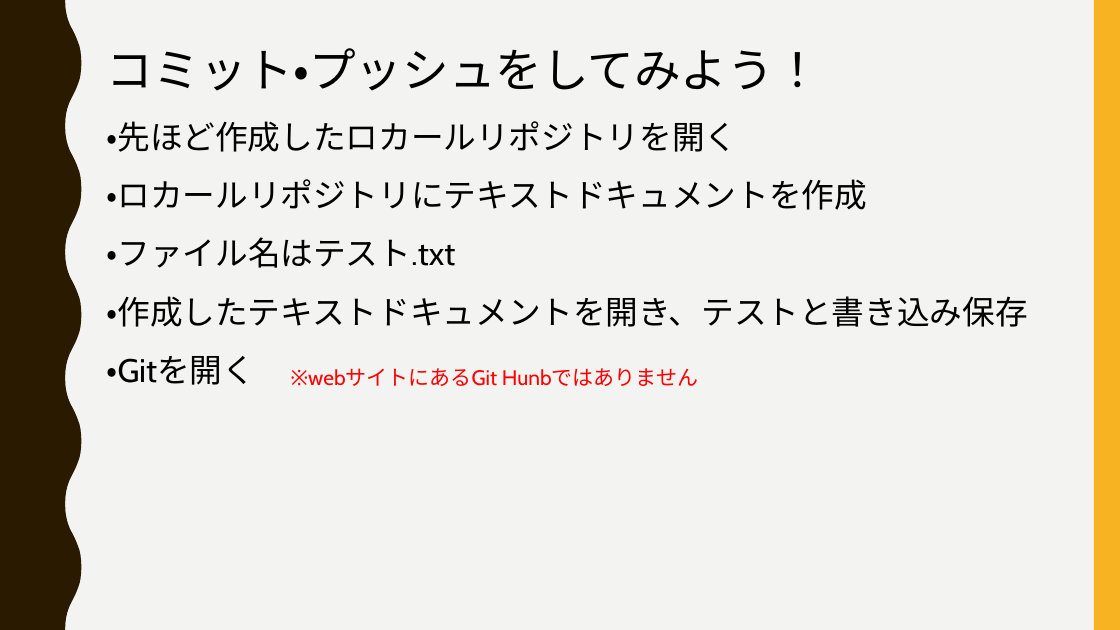
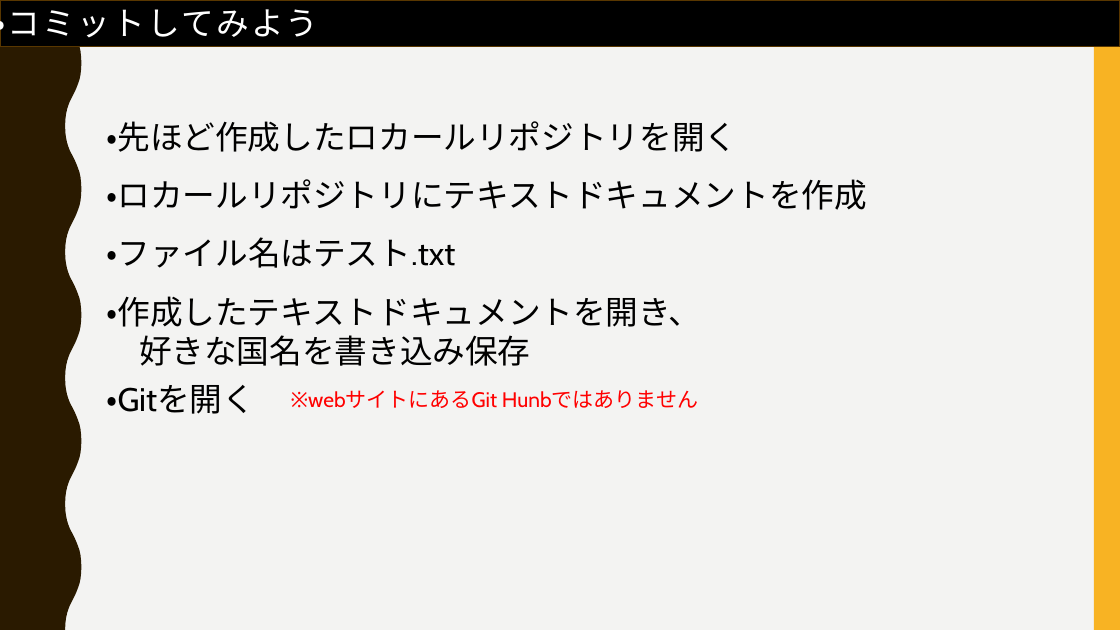
Before and after one commit to FIY24554/git_test, a slide deck: slide 28 of gitについて_加藤.pptx (slide 23 before the commit). Drawn at 1120x630 pixels with LibreOffice and Linux fonts; fonts in the diff are those of the drawing. Boxes give left, top, right and bottom in pixels: in the first picture for what was removed or moved away, otherwise in the second. Text is boxed around its words. In the diff, an @@ line names an element or a change of style, - is before the commit and + after.

```diff
--- a/gitについて_加藤.pptx
+++ b/gitについて_加藤.pptx
@@ text at box(0, 2, 319, 44): text changed; size 40 to 28 pt; font Cabin to Arial Narrow; text colour #000000 to #FFFFFF @@
-コミット・プッシュをしてみよう！
+・コミットしてみよう
@@ rectangle added at box(0, 0, 1120, 46), fill #000000, outline #593700 1 pt @@
@@ text at box(106, 296, 701, 366): text changed @@
-・作成したテキストドキュメントを開き、テストと書き込み保存
+・作成したテキストドキュメントを開き、
+好きな国名を書き込み保存
@@ text "・Gitを開く": place and size @@
-text "・Gitを開く" at box(106, 356, 255, 385)
+text "・Gitを開く" at box(106, 385, 255, 414)
@@ text "※webサイトにあるGit Hunbではありません": place and size @@
-text "※webサイトにあるGit Hunbではありません" at box(502, 368, 698, 386)
+text "※webサイトにあるGit Hunbではありません" at box(502, 390, 698, 408)
```
Also in this commit, not shown: 22 other slides changed, 16 slides added, 1 slide removed.
